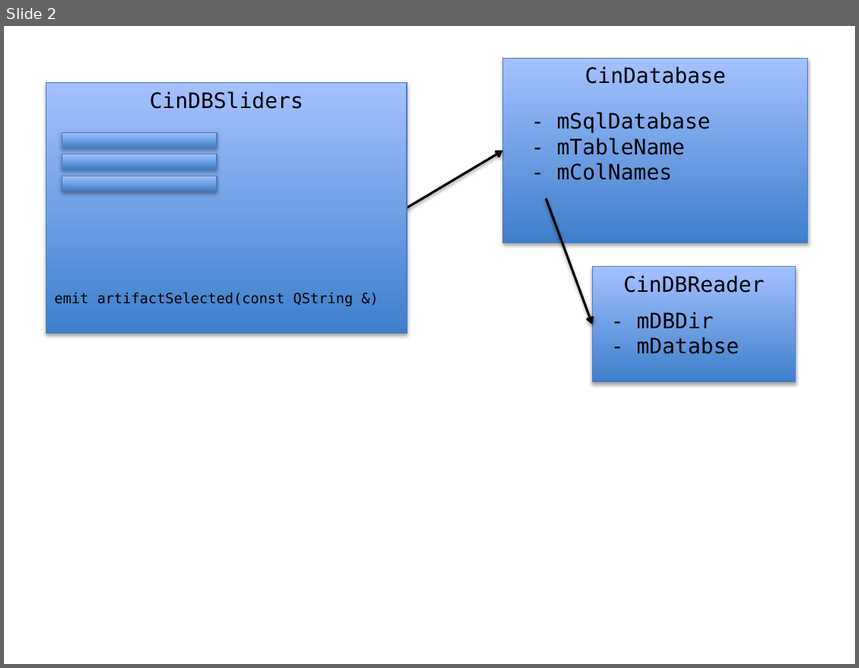
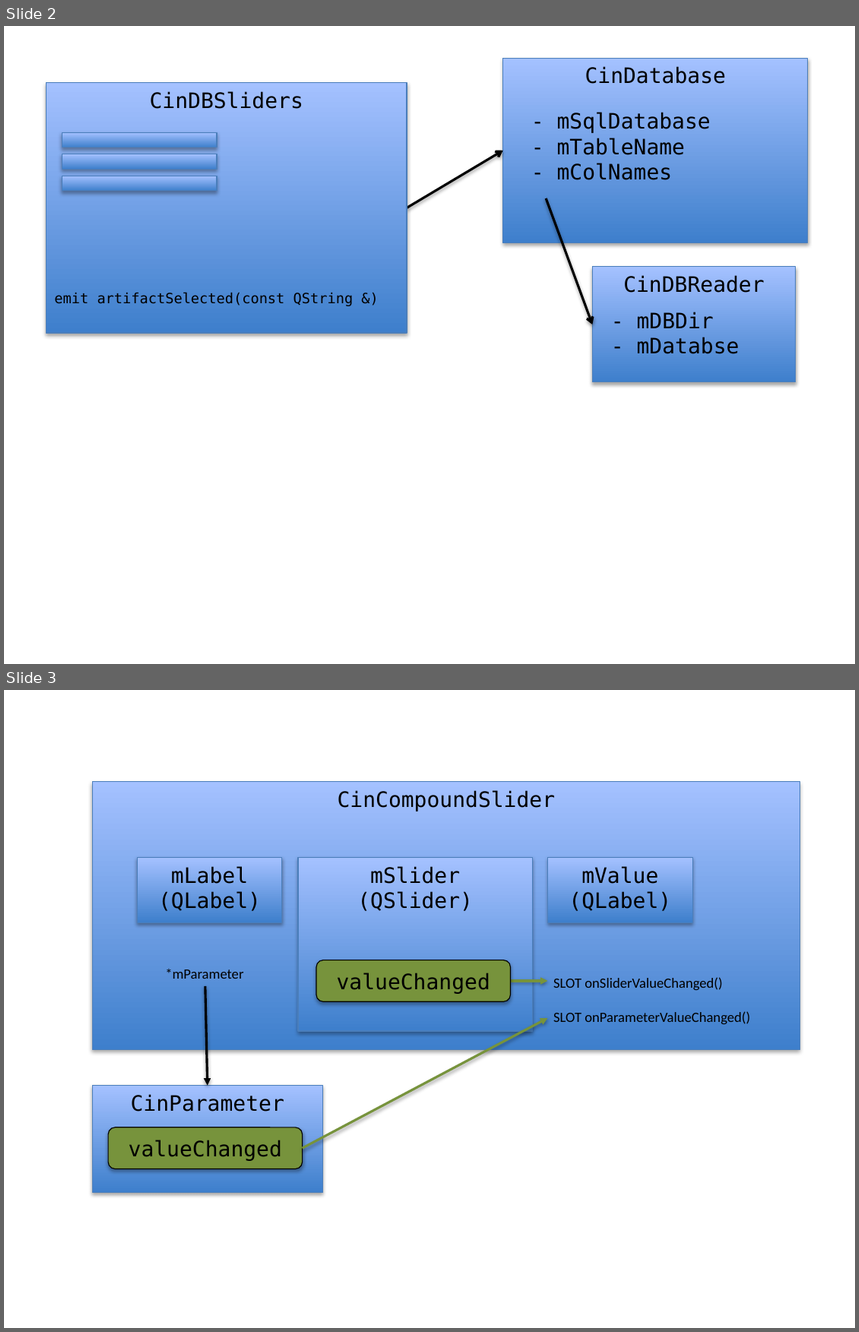
Before and after one commit to cinemascience/cinema_scope, a slide deck: docs/design/ui_class_diagram.pptx. Shown one above the other, each under a label of ours: slide 2 before the commit, slides 2 and 3 after it. The pictures are 859x668 and 859x1332 pixels, drawn with LibreOffice and Linux fonts; fonts in the diff are those of the drawing. Boxes give left, top, right and bottom in pixels: in the first picture for what was removed or moved away, otherwise in the second. Text is boxed around its words. In the diff, an @@ line names an element or a change of style, - is before the commit and + after.

Commit message:
designing new compound slider

```diff
--- a/docs/design/ui_class_diagram.pptx
+++ b/docs/design/ui_class_diagram.pptx
@@ slide 3 added at (x1=4, y1=690, x2=855, y2=1328), background #FFFFFF @@
@@ rectangle added at (x1=92, y1=782, x2=800, y2=1050), fill gradient #3F80CE to #A4C4FF, outline #4B7EBC 0.75 pt, 18 pt, text #000000 @@
+CinCompoundSlider
@@ rectangle added at (x1=137, y1=858, x2=281, y2=923), fill gradient #3F80CE to #A4C4FF, outline #4B7EBC 0.75 pt, 18 pt, text #000000 @@
+mLabel
+(QLabel)
@@ rectangle added at (x1=299, y1=858, x2=533, y2=1031), fill gradient #3F80CE to #A4C4FF, outline #4B7EBC 0.75 pt, 18 pt, text #000000 @@
+mSlider
+(QSlider)
@@ rectangle added at (x1=548, y1=858, x2=693, y2=923), fill gradient #3F80CE to #A4C4FF, outline #4B7EBC 0.75 pt, 18 pt, text #000000 @@
+mValue
+(QLabel)
@@ rounded rectangle added at (x1=316, y1=961, x2=510, y2=1002), fill #77933C, outline #000000 0.75 pt, 18 pt, text #000000 @@
+valueChanged
@@ text added at (x1=165, y1=969, x2=243, y2=979), 12 pt, text #000000 @@
+*mParameter
@@ arrow added from (510, 981) to (548, 981), #77933C 2 pt @@
@@ text added at (x1=553, y1=977, x2=750, y2=1024), 12 pt, text #000000 @@
+SLOT onSliderValueChanged()
+SLOT onParameterValueChanged()
@@ arrow added from (205, 986) to (208, 1086), #000000 2 pt @@
@@ arrow added from (303, 1149) to (548, 1018), #77933C 2 pt @@
@@ rectangle added at (x1=92, y1=1086, x2=322, y2=1193), fill gradient #3F80CE to #A4C4FF, outline #4B7EBC 0.75 pt, 18 pt, text #000000 @@
+CinParameter
@@ rounded rectangle added at (x1=108, y1=1128, x2=302, y2=1170), fill #77933C, outline #000000 0.75 pt, 18 pt, text #000000 @@
+valueChanged
```
Also in this commit, not shown: 4 other files.
